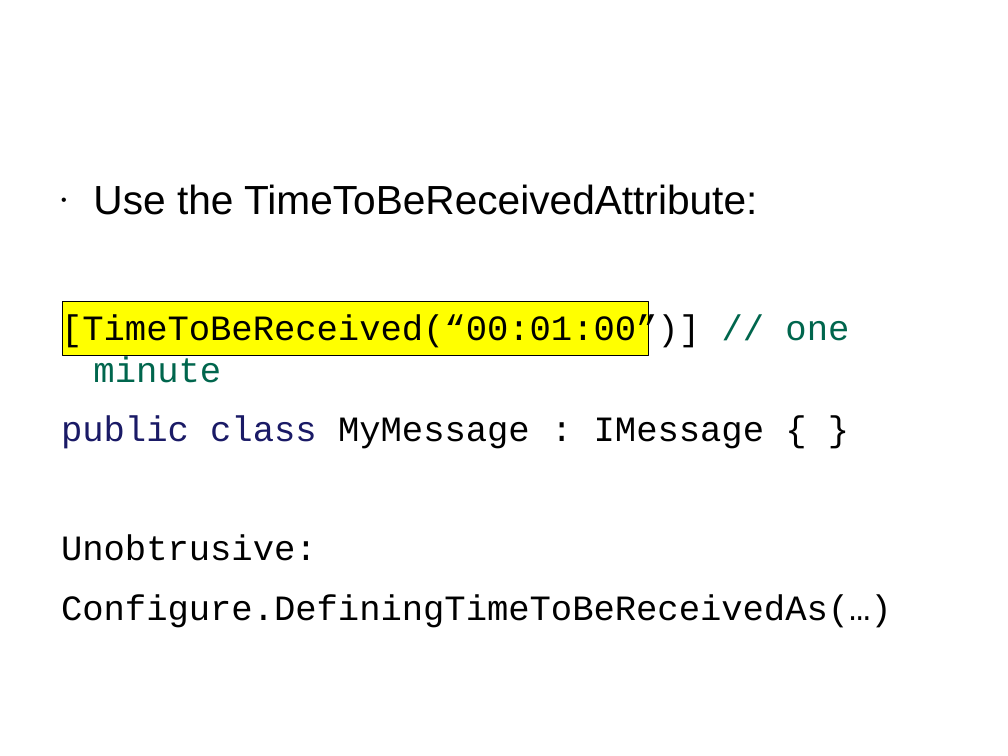
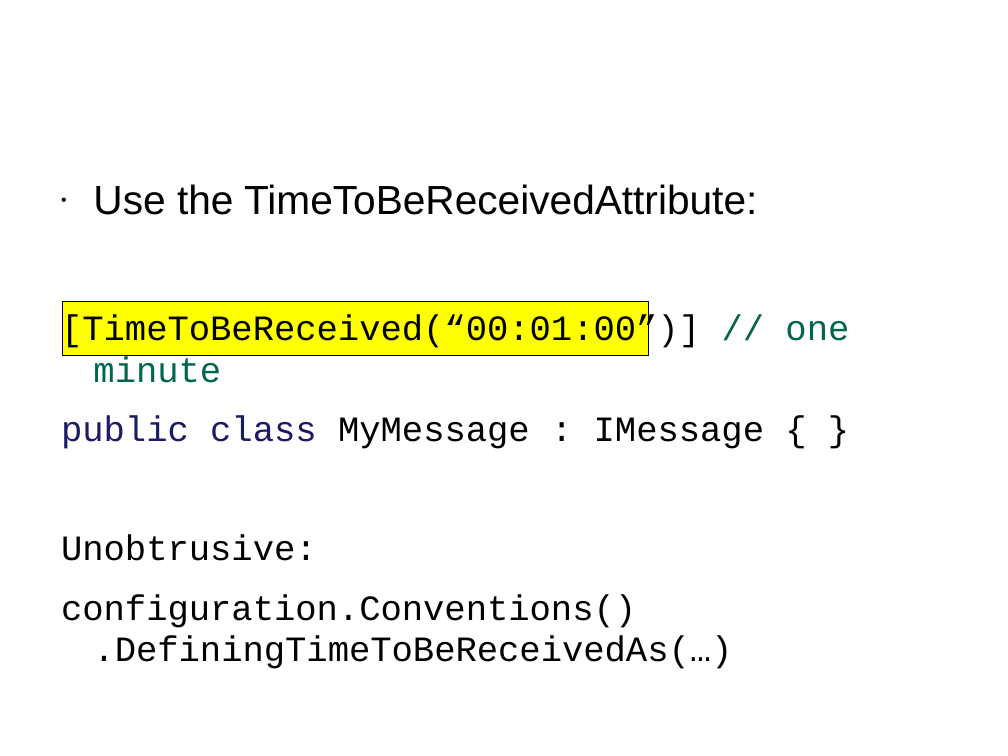
Before and after one commit to Particular/Course.Slides, a slide deck: slide 21 of EnterpriseDevelopmentWithNServiceBus.pptx. Drawn at 1008x756 pixels with LibreOffice and Linux fonts; fonts in the diff are those of the drawing; background and template pictures are left out. Boxes give left, top, right and bottom in pixels: in the first picture for what was removed or moved away, otherwise in the second. Text is boxed around its words. In the diff, an @@ line names an element or a change of style, - is before the commit and + after.

```diff
--- a/EnterpriseDevelopmentWithNServiceBus.pptx
+++ b/EnterpriseDevelopmentWithNServiceBus.pptx
@@ text at [61, 595, 732, 669]: text changed @@
-Configure.DefiningTimeToBeReceivedAs(…)
+configuration.Conventions()
+.DefiningTimeToBeReceivedAs(…)
```
Also in this commit, not shown: 4 other slides changed, 1 other file.
